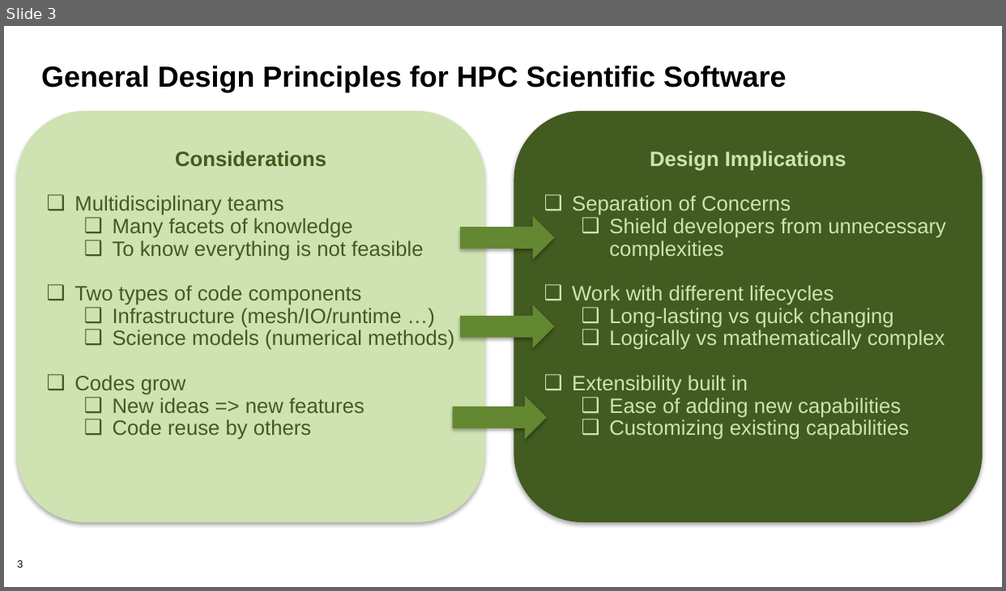
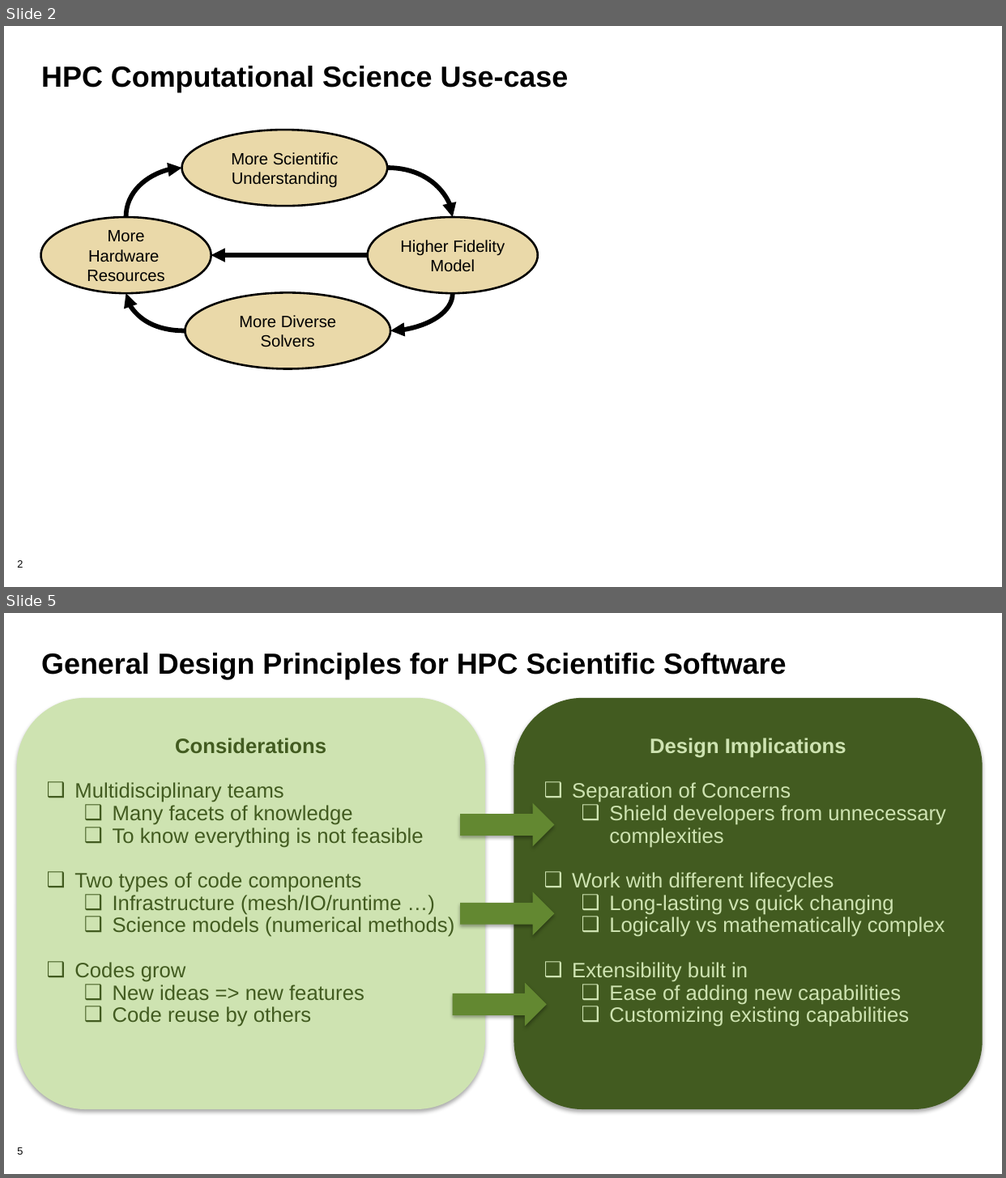
Before and after one commit to bssw-tutorial/presentations, a slide deck: design-a.pptx. Shown one above the other, each under a label of ours: slide 3 before the commit, slides 2 and 5 after it; the slides between them are not shown. The pictures are 1006x591 and 1006x1178 pixels, drawn with LibreOffice and Linux fonts; fonts in the diff are those of the drawing; background and template pictures are left out. Boxes give left, top, right and bottom in pixels: in the first picture for what was removed or moved away, otherwise in the second. Text is boxed around its words. In the diff, an @@ line names an element or a change of style, - is before the commit and + after.

```diff
--- a/design-a.pptx
+++ b/design-a.pptx
@@ slide 2 added at (4, 26, 1002, 587), background #FFFFFF; not listed: 1 template element that a slide beside it also shows @@
@@ text added at (41, 66, 569, 92), 28 pt, text #000000, bold @@
+HPC Computational Science Use-case
@@ group added at (40, 130, 538, 369): 4 ellipses, 4 curved arrows, 1 arrow @@
+More Scientific Understanding
+Higher Fidelity
+Model
+More Diverse
+Solvers
+More Hardware
+Resources
@@ what was slide 3 is now slide 5 @@
@@ page number at (17, 1148, 23, 1155): text changed @@
-3
+5
```
Also in this commit, not shown: 1 slide changed, 7 other slides added, 6 slides removed.
